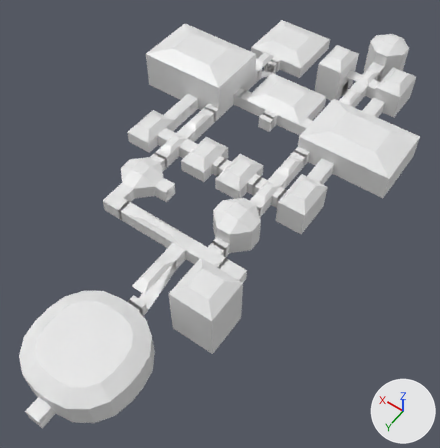
Before and after pictures for a commit that changed the FBX model Assets/Models/tomb_of_the_demon_priest.fbx.
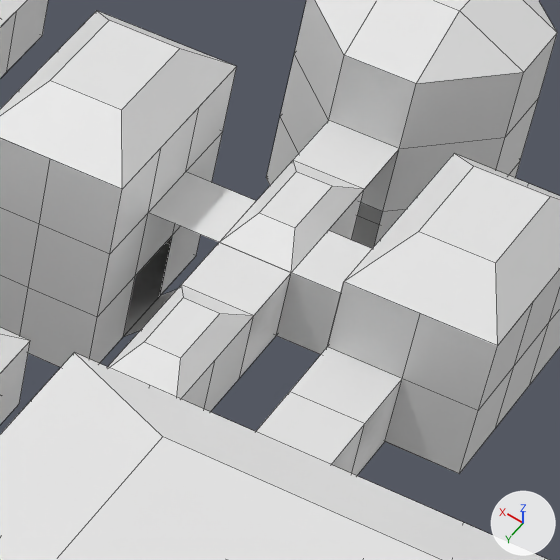
The first picture shows the older version from a 50 mm camera at (-16.8, 31.0, 32.3) aimed at (-1.5, 9.6, -1.3). The close-ups show both versions on the part from 73% to 93% of the width and 10% to 29% of the height of that picture; other places that the commit changed are outside them. Lighting does not change. The marker at lower right points along +X, +Y and +Z. The close-ups show mesh edges as thin lines. Vertices at the same position are counted once.

In view in the first close-up: 'Room_-10_-3', 'Room_-2_-9', 'Room_-3_-8', 'Room_-4_-10', 'Room_-4_-6', 'Room_-4_-7', 'Room_-4_-9', 'Room_-5_-13', 'Room_-5_-8', 'Room_-6_-5', 'Room_-6_-6', 'Room_-7_-9'.
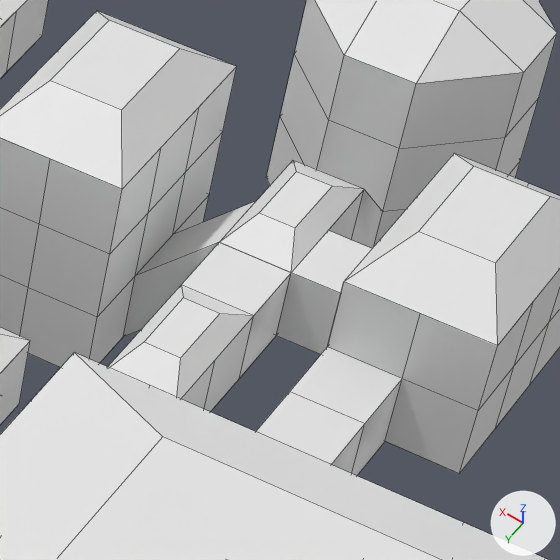
Where the newer file only moved an object's origin or applied its transform, the numbers keep the older frame.

Location of each change, [x1, y1, x2, y2] in pixels of the close-ups (560 x 560 px):
'Room_-3_-8', reshaped (17% shorter)
    before: [124, 172, 256, 336]
    after: [123, 201, 256, 337]
'Room_-4_-10', reshaped
    before: [293, 120, 399, 189]
    after: [351, 190, 383, 248]
part 1 of me_ramp_008, built on
    before: [148, 172, 256, 242]
    after: [123, 201, 256, 337]

The change, as a diff of the scene's bpy script:
```diff
--- a/Assets/Models/tomb_of_the_demon_priest.fbx.py
+++ b/Assets/Models/tomb_of_the_demon_priest.fbx.py
@@ me_ramp_009 @@
 me_ramp_009.from_pydata(...)  # 8 vertices, 2 faces; spans x -4.0..-3.0, y -10.0..-9.0, z -1.0..1.0
 # used by ob_room__4__10; location = (0.0, 0.0, 0.0)
 # verts and faces of me_ramp_009; kept vertices keep their numbers, new ones are numbered from 8
 # before: 0 (-4.0, -10.0, -1.0), 1 (-3.0, -10.0, -1.0), 4 (-4.0, -10.0, 1.0) at pixel (399, 148), 5 (-3.0, -10.0, 1.0) at pixel (328, 120), 6 (-4.0, -9.0, 1.0) at pixel (364, 189)
 # before: 7 (-3.0, -9.0, 1.0) at pixel (292, 160)
+# me_ramp_009 part 2
+delete_vertices([4, 5])  # with the faces that use them
+for new, old in zip([*range(8, 12)], [6, 6, 7, 7]): verts[new] = verts[old] + (0.0, -1.0, -1.0)
+verts[12] = (-4.0, -9.0, 0.0)
+verts[13] = (-3.0, -9.0, 0.0)
+faces += [(0, 12, 6, 8), (1, 10, 7, 13)]  # mat_wallmaterial_002 (white #e7e7e7)
+faces += [(6, 7, 11, 9)]  # mat_ceilingmaterial_002 (white #e7e7e7)
 me_ramp_009.materials.append(mat_floormaterial_002)
 me_ramp_009.materials.append(mat_ceilingmaterial_002)
+me_ramp_009.materials.append(mat_wallmaterial_002)  # white #e7e7e7
@@ me_ramp_008 @@
 me_ramp_008.from_pydata(...)  # 8 vertices, 2 faces; spans x -3.0..-2.0, y -8.0..-7.0, z -1.0..1.0
 # used by ob_room__3__8; location = (0.0, 0.0, 0.0)
 # verts and faces of me_ramp_008; kept vertices keep their numbers, new ones are numbered from 8
 # before: 2 (-2.0, -7.0, -1.0) at pixel (123, 336), 3 (-3.0, -7.0, 0.0), 4 (-3.0, -8.0, 1.0) at pixel (256, 200), 5 (-2.0, -8.0, 1.0) at pixel (185, 171), 6 (-3.0, -7.0, 1.0) at pixel (219, 242)
 # before: 7 (-2.0, -7.0, 1.0) at pixel (148, 212)
+# me_ramp_008 part 1
+delete_vertices([5, 7])  # with the faces that use them
+verts[8] = (-3.0, -8.0, 0.0)
+verts[9] = (-2.0, -8.0, -1.0)
+verts[10] = (-2.0, -8.0, 0.0)  # pixel (172, 234)
+verts[11] = (-2.0, -7.0, 0.0)  # pixel (135, 275)
+verts[12] = (-3.0, -7.0, 1.0)  # pixel (219, 242)
+verts[13] = (-2.0, -7.0, 0.0)  # pixel (135, 275)
+faces += [(4, 10, 9, 8), (2, 11, 6, 3)]  # mat_wallmaterial_002 (white #e7e7e7)
+faces += [(4, 12, 13, 10)]  # mat_ceilingmaterial_002 (white #e7e7e7)
 me_ramp_008.materials.append(mat_floormaterial_002)
 me_ramp_008.materials.append(mat_ceilingmaterial_002)
+me_ramp_008.materials.append(mat_wallmaterial_002)  # white #e7e7e7
```
